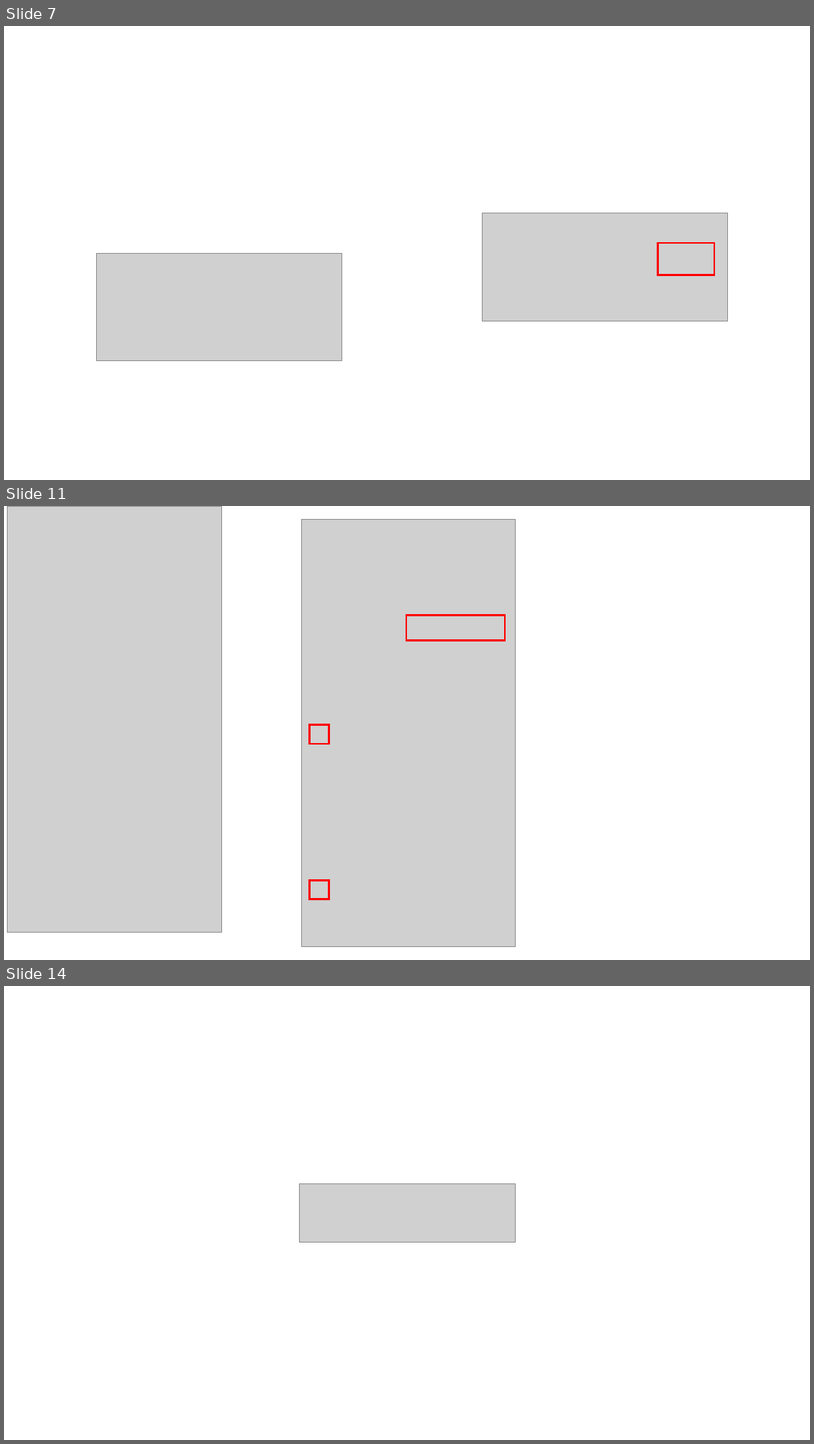
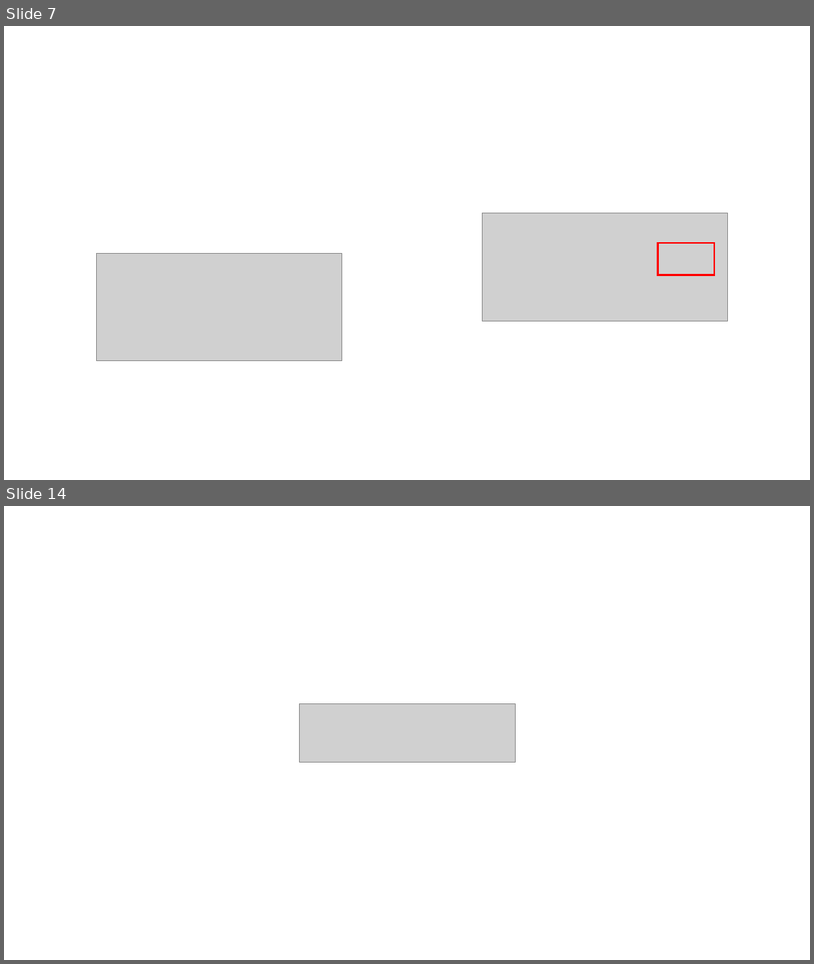
Before and after one commit to nishida2073/project_management, a slide deck: tool/smstokintone/docs/スクリーンショット.pptx. Shown one above the other, each under a label of ours: slides 7, 11 and 14 before the commit, slides 7 and 14 after it; the slides between them are not shown. The pictures are 814x1444 and 814x964 pixels, drawn with LibreOffice and Linux fonts; fonts in the diff are those of the drawing; grey boxes stand for pictures. Boxes give left, top, right and bottom in pixels: in the first picture for what was removed or moved away, otherwise in the second. Text is boxed around its words. In the diff, an @@ line names an element or a change of style, - is before the commit and + after.

```diff
--- a/tool/smstokintone/docs/スクリーンショット.pptx
+++ b/tool/smstokintone/docs/スクリーンショット.pptx
@@ slide 11 removed at [4, 506, 810, 960], background #FFFFFF @@
@@ picture removed at [8, 506, 221, 932] @@
@@ picture removed at [301, 519, 516, 946] @@
@@ rectangle removed at [406, 615, 505, 641] @@
@@ rectangle removed at [310, 725, 329, 744] @@
@@ rectangle removed at [310, 880, 329, 898] @@
```
Also in this commit, not shown: 2 slides changed, 17 slides added, 16 other slides removed, 20 other files.
